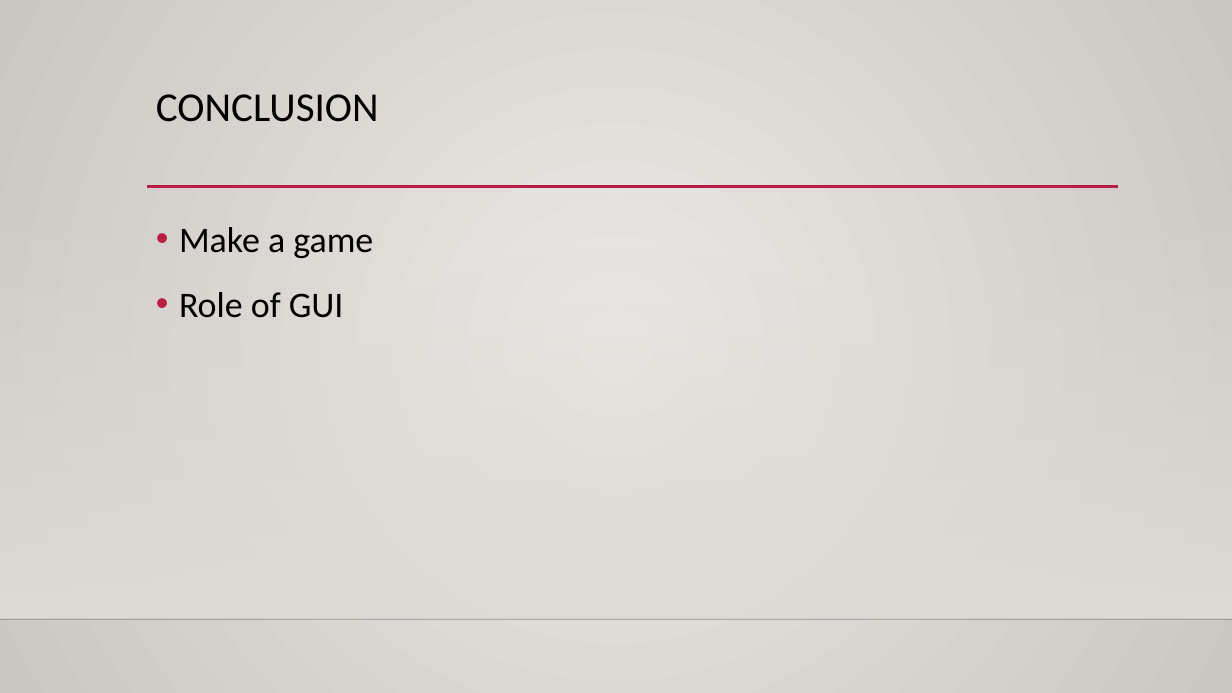
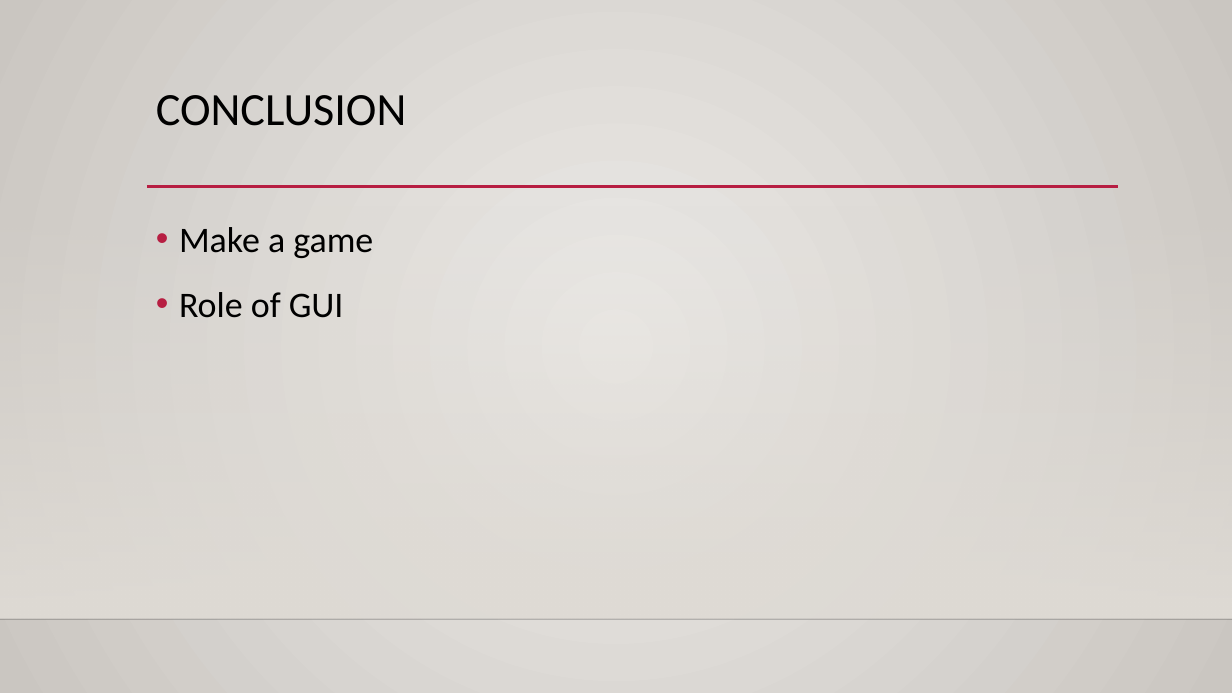
Before and after one commit to diagnoza/develop-, a slide deck: slide 7 of Project1-1/Phase2/Presentation2.pptx (slide 8 before the commit). Drawn at 1232x693 pixels with LibreOffice and Linux fonts; fonts in the diff are those of the drawing; background and template pictures are left out. Boxes give left, top, right and bottom in pixels: in the first picture for what was removed or moved away, otherwise in the second. Text is boxed around its words. In the diff, an @@ line names an element or a change of style, - is before the commit and + after.

```diff
--- a/Project1-1/Phase2/Presentation2.pptx
+++ b/Project1-1/Phase2/Presentation2.pptx
@@ title "CONCLUSION" at [156, 95, 406, 126]: size 32 to 36 pt @@
```
Also in this commit, not shown: 7 other slides changed, 1 slide removed.
